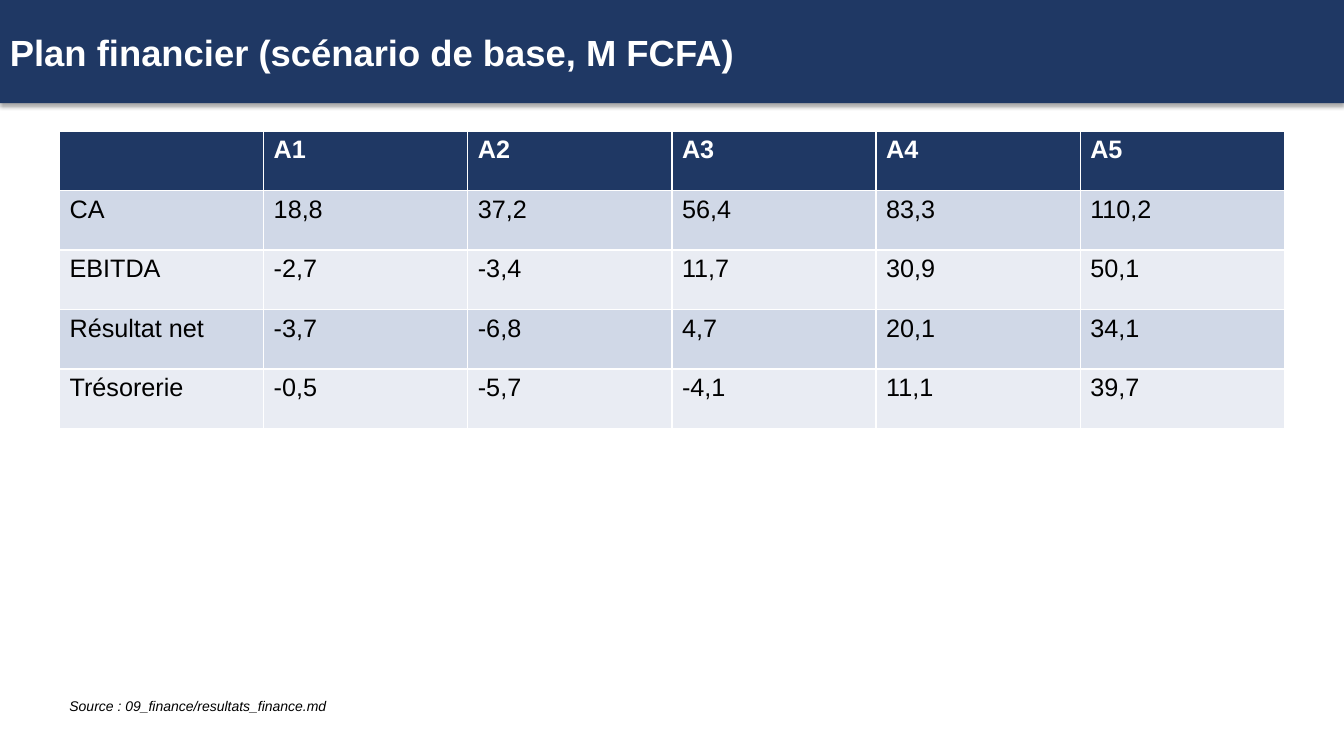
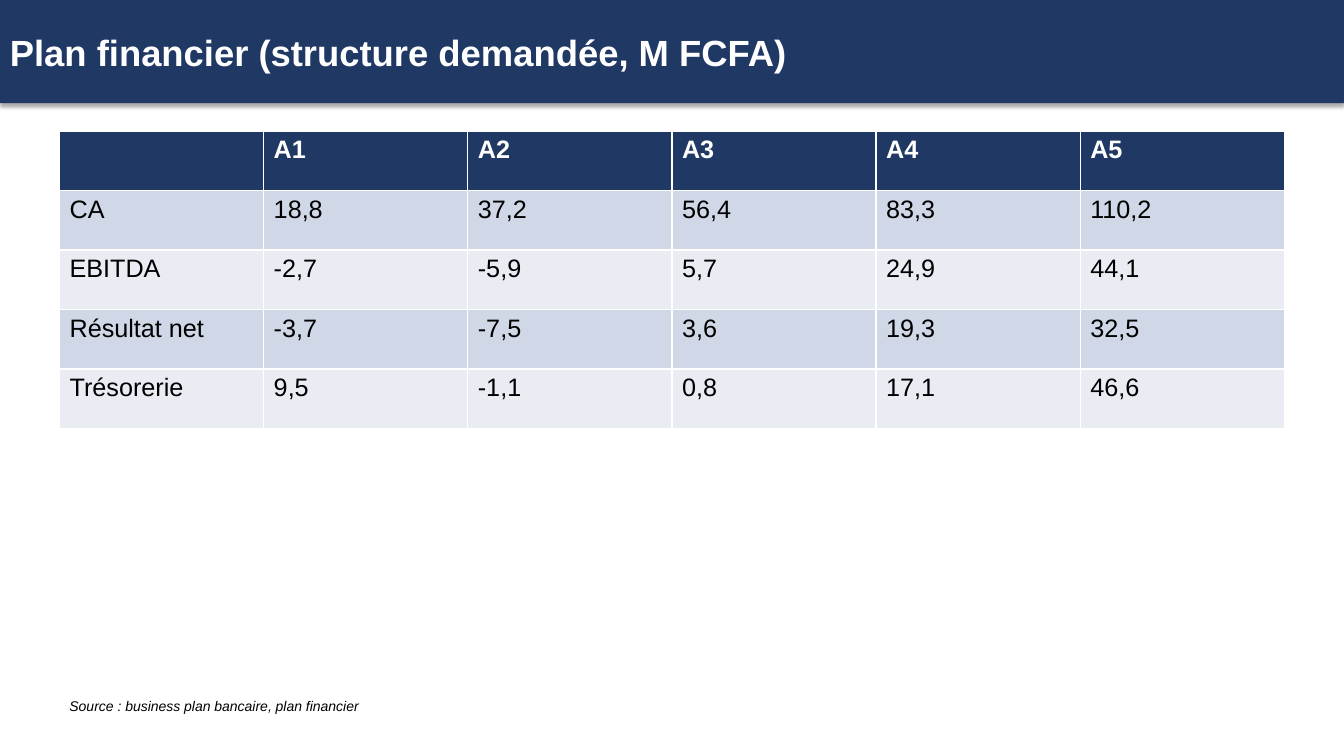
Before and after one commit to AhmadHabibou/petrosmart-tools, a slide deck: slide 8 of huiles-usagees/17_synthese/livrables/2026-11-18 Huiles usagees Presentation banque.pptx. Drawn at 1344x756 pixels with LibreOffice and Linux fonts; fonts in the diff are those of the drawing. Boxes give left, top, right and bottom in pixels: in the first picture for what was removed or moved away, otherwise in the second. Text is boxed around its words. In the diff, an @@ line names an element or a change of style, - is before the commit and + after.

```diff
--- a/huiles-usagees/17_synthese/livrables/2026-11-18 Huiles usagees Presentation banque.pptx
+++ b/huiles-usagees/17_synthese/livrables/2026-11-18 Huiles usagees Presentation banque.pptx
@@ text in rectangle at <box>10,39,786,73</box>: text changed @@
-Plan financier (scénario de base, M FCFA)
+Plan financier (structure demandée, M FCFA)
@@ table at <box>59,131,1288,429</box> @@
-row 3: EBITDA | -2,7 | -3,4 | 11,7 | 30,9 | 50,1
+row 3: EBITDA | -2,7 | -5,9 | 5,7 | 24,9 | 44,1
-row 4: Résultat net | -3,7 | -6,8 | 4,7 | 20,1 | 34,1
+row 4: Résultat net | -3,7 | -7,5 | 3,6 | 19,3 | 32,5
-row 5: Trésorerie | -0,5 | -5,7 | -4,1 | 11,1 | 39,7
+row 5: Trésorerie | 9,5 | -1,1 | 0,8 | 17,1 | 46,6
@@ text at <box>69,701,359,714</box>: text changed @@
-Source : 09_finance/resultats_finance.md
+Source : business plan bancaire, plan financier
```
Also in this commit, not shown: 6 other slides changed, 13 other files.
